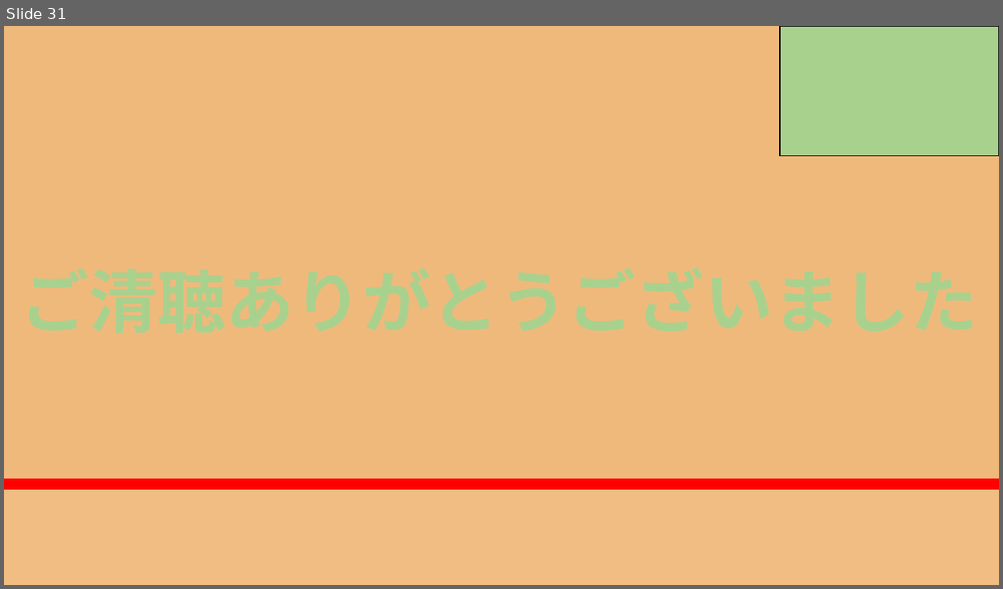
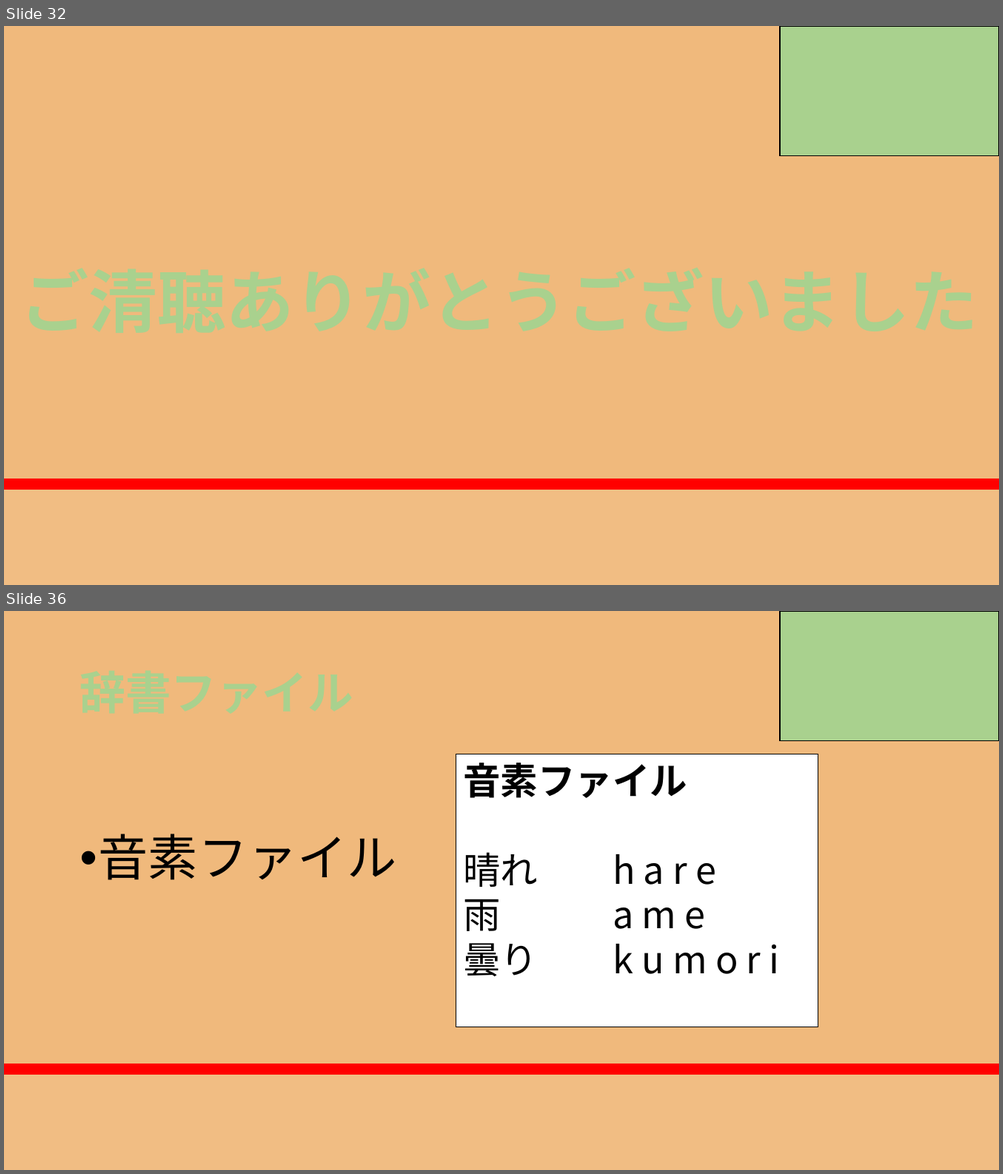
Before and after one commit to RikiishiSuzunosuke/AIspeaker_yosie, a slide deck: presentation/AIスピーカー開発_3_main.pptx. Shown one above the other, each under a label of ours: slide 31 before the commit, slides 32 and 36 after it; the slides between them are not shown. The pictures are 1003x589 and 1003x1174 pixels, drawn with LibreOffice and Linux fonts; fonts in the diff are those of the drawing. Boxes give left, top, right and bottom in pixels: in the first picture for what was removed or moved away, otherwise in the second. Text is boxed around its words. In the diff, an @@ line names an element or a change of style, - is before the commit and + after.

```diff
--- a/presentation/AIスピーカー開発_3_main.pptx
+++ b/presentation/AIスピーカー開発_3_main.pptx
@@ slide 36 added at (4,611,999,1170), background gradient #F0B97C to #FF0000 to #F86446 to #F1BD83 @@
@@ rectangle added at (780,611,999,741), fill #A9D18E, outline #000000 1 pt @@
@@ rectangle added at (456,755,819,1028), fill #FFFFFF, outline #000000 0.75 pt, 36 pt, text #000000 @@
+音素ファイル
+晴れ h a r e
+雨 a m e
+曇り k u m o r i
@@ text added at (99,834,397,880), 48 pt, text #000000 @@
+• 音素ファイル
@@ what was slide 31 is now slide 32 @@
```
Also in this commit, not shown: 10 slides changed, 5 other slides added, 4 other files.
